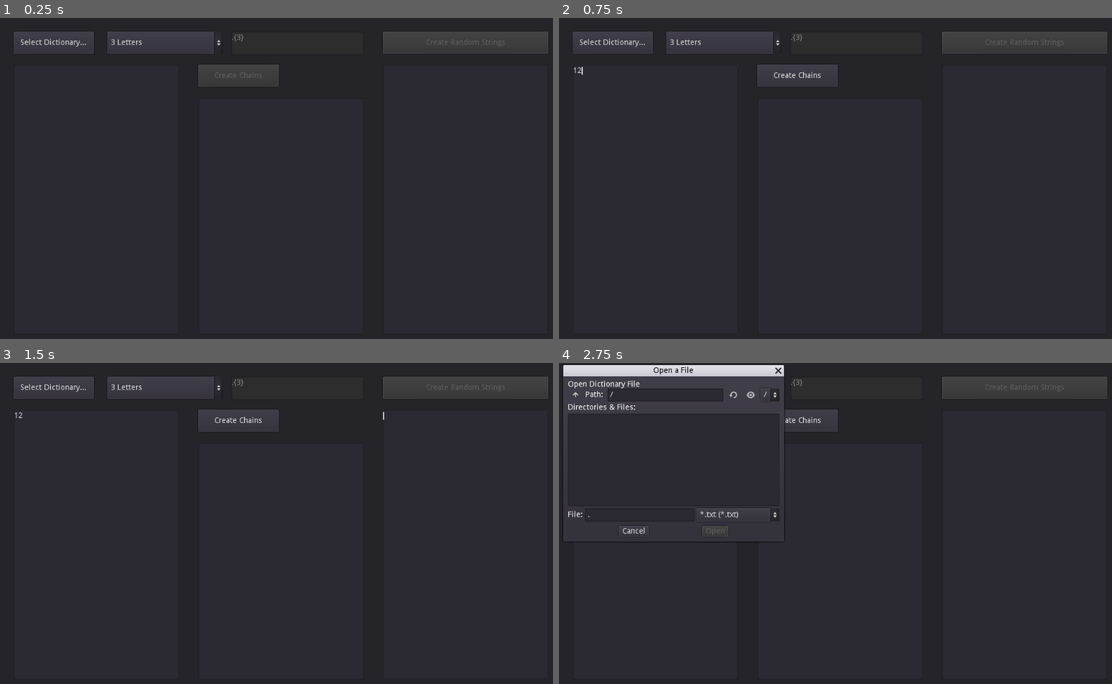
Above: before the commit, frames 1-4 (two rows, left to right).
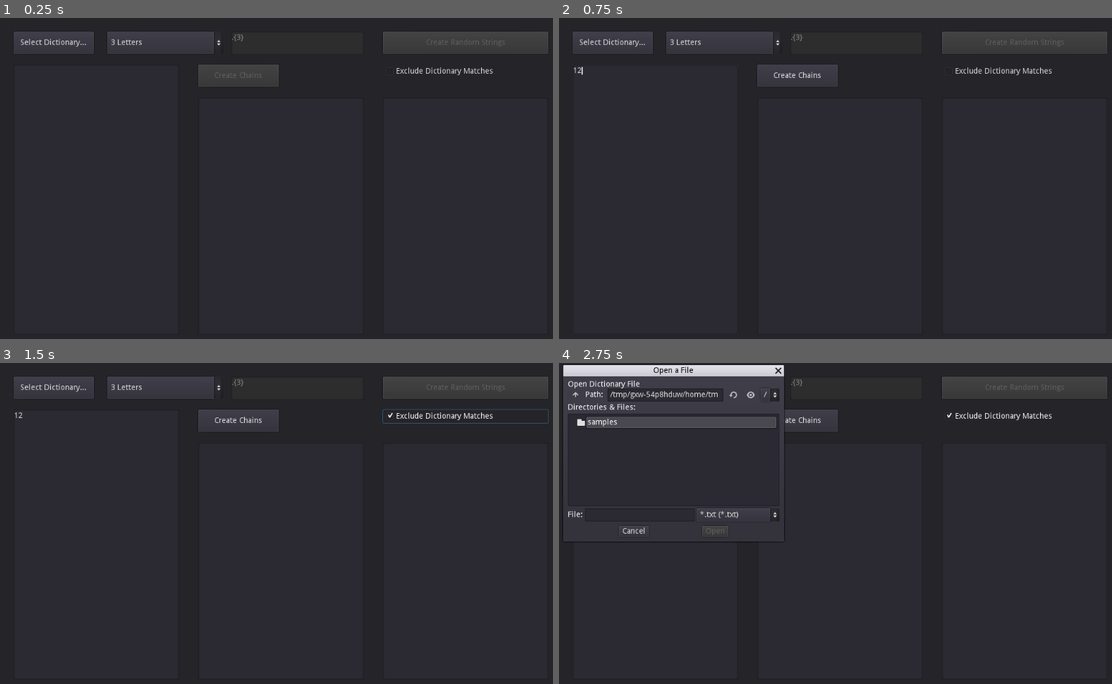
Above: after the commit, the same moments.

Repository: MichaelReel/MarkovTester
Game: Godot game, scene res://Analyser.tscn
Same seed, same stepped clock (60 frames per second), same inputs: the game is played once before the commit and once after it.
Inputs (mouse positions are in pixels of both pictures, inside the frame that each line leads up to):
- Up to frame 1 (0.25 s): no input
- Up to frame 2 (0.75 s): click (653, 200) at 0.52 s; type "12" at 0.6 s
- Up to frame 3 (1.5 s): click (464, 417) at 1.25 s, where only the run after the commit has a clickable "Exclude Dictionary Matches"
- Up to frame 4 (2.75 s): click "Select Dictionary..." at 2 s

The runs differ from the first frame. In frame 1, 0.2% of the frame differs, in the area x 71-90%, y 15-18%; in frame 2, 0.2%; in frame 3, 0.3%; in frame 4, 1.6%, in the area x 3-90%, y 8-49%.

Commit message:
Added source exclusion option for generation.

Diff:
--- a/Analyser.tscn
+++ b/Analyser.tscn
@@ -11,6 +11,7 @@
 anchor_right = 1.0
 anchor_bottom = 1.0
 __meta__ = {
+"_edit_lock_": true,
 "_edit_use_anchors_": false
 }
 
@@ -70,9 +71,6 @@
 mode = 0
 access = 2
 filters = PoolStringArray( "*.txt" )
-current_dir = "/"
-current_file = "."
-current_path = "/."
 
 [node name="CreateButton" type="Button" parent="."]
 margin_left = 360.0
@@ -116,10 +114,20 @@
 
 [node name="OutputList" type="TextEdit" parent="."]
 margin_left = 695.0
-margin_top = 85.0
+margin_top = 145.0
 margin_right = 995.0
 margin_bottom = 575.0
 script = ExtResource( 3 )
+__meta__ = {
+"_edit_use_anchors_": false
+}
+
+[node name="ExcludeDictionary" type="CheckBox" parent="."]
+margin_left = 695.0
+margin_top = 85.0
+margin_right = 995.0
+margin_bottom = 109.0
+text = "Exclude Dictionary Matches"
 __meta__ = {
 "_edit_use_anchors_": false
 }
@@ -137,3 +145,4 @@
 [connection signal="regex_required" from="ChainList" to="RegexEdit" method="_on_ChainList_regex_required"]
 [connection signal="regex_selected" from="ChainList" to="RegexEdit" method="_on_ChainList_regex_selected"]
 [connection signal="table_created" from="ChainList" to="RandomButton" method="_on_ChainList_table_created"]
+[connection signal="toggled" from="ExcludeDictionary" to="ChainList" method="_on_ExcludeDictionary_toggled"]
--- a/CreateChains.gd
+++ b/CreateChains.gd
@@ -13,7 +13,6 @@
 	"consonants",
 	"custom",
 ]
-
 const MODE_TO_REGEX_MAP : Dictionary = {
 	"1letter"    : ".{1}",
 	"2letter"    : ".{2}",
@@ -22,9 +21,12 @@
 	"consonants" : "[aeiou]*[bcdfghjklmnpqrstvwxyz]{1}",
 	"custom"     : null,
 }
+const EXCLUSION_FAIL_LIMIT : int = 1000
+const OUTPUT_LIST_LENGTH : int = 20
 
 var table : MarkovTable
 var mode : String = ID_MODE_MAP[2]
+var exclude_inputs : bool = false
 
 class MarkovTable:
 
@@ -32,6 +34,7 @@
 	var totals : Dictionary
 	var headers : Array
 	var callback : FuncRef
+	var input_list : Array
 
 	func _init(input : String, add_item_callback : FuncRef, split : String = '1letter'):
 		"""
@@ -53,16 +56,20 @@
 		totals = {}
 		headers = []
 		callback = add_item_callback
+		input_list = []
 		read_input_stream(input, split)
 
 	func read_input_stream(input : String, split : String):
 		for line in input.split("\n"):
-			line = line.strip_edges().to_lower()
+			line = line.strip_edges() # .to_lower()
 			if not line.empty():
 				insert_word(line, split)
 
 	func insert_word(word : String, split : String):
-		split_by_regex(word, split)
+		if not input_list.has(word):
+			var ind = input_list.bsearch(word)
+			input_list.insert(ind, word)
+			split_by_regex(word, split)
 
 	func split_by_regex(word_in : String, regex : String):
 		var filter := RegEx.new()
@@ -105,12 +112,16 @@
 		while state != ' ':
 			state = get_random_linked_state(state)
 			word += state
-		return word
+		return word.strip_edges()
 
 	func get_random_linked_state(state : String) -> String:
 		var next_states : Array = links[state].keys()
 		var state_ind := randi() % next_states.size()
 		return next_states[state_ind]
+
+	func word_in_source(word : String) -> bool:
+		return input_list.has(word)
+
 
 func _on_InputList_chain_input(text : String):
 	self.clear()
@@ -126,18 +137,28 @@
 	seed(OS.get_system_time_msecs())
 	if table == null:
 		return
-	for _i in range (0, 25):
-		text += table.make_random_word() + "\n"
+	for _i in range (0, OUTPUT_LIST_LENGTH):
+		var new_compilation := table.make_random_word()
+		# Try not to use words that came in the source
+		if exclude_inputs:
+			var give_up = EXCLUSION_FAIL_LIMIT
+			while give_up > 0 and table.word_in_source(new_compilation):
+				new_compilation = table.make_random_word()
+				give_up -= 1
+			if give_up <= 0:
+				new_compilation += " (could not exclude)"
+		text += new_compilation + "\n"
 	emit_signal("created_random_strings", text)
 
 func _on_SplitModeButton_item_selected(id : int):
 	mode = ID_MODE_MAP[id]
-	print ("id " + str(id) + " for mode " + mode)
 	if mode == "custom":
 		emit_signal("regex_required", MODE_TO_REGEX_MAP[mode])
 	else:
 		emit_signal("regex_selected", MODE_TO_REGEX_MAP[mode])
 
 func _on_RegexEdit_regex_updated(text : String):
-	print ("updating regex")
 	MODE_TO_REGEX_MAP["custom"] = text
+
+func _on_ExcludeDictionary_toggled(button_pressed : bool):
+	exclude_inputs = button_pressed
--- a/LoadDictionary.gd
+++ b/LoadDictionary.gd
@@ -9,7 +9,6 @@
 	popup.popup()
 
 func _on_FileDialog_file_selected(path : String):
-	print ("file selected: " + path)
 	var file = File.new()
 	file.open(path, File.READ)
 	text = file.get_as_text()
--- a/RegexEdit.gd
+++ b/RegexEdit.gd
@@ -3,12 +3,10 @@
 signal regex_updated(text)
 
 func _on_ChainList_regex_selected(regex : String):
-	print ("Regex selected: " + str(regex))
 	text = regex
 	set_readonly(true)
 
 func _on_ChainList_regex_required(custom_regex):
-	print ("Custom regex required: " + str(custom_regex))
 	if custom_regex != null:
 		text = custom_regex
 	set_readonly(false)
